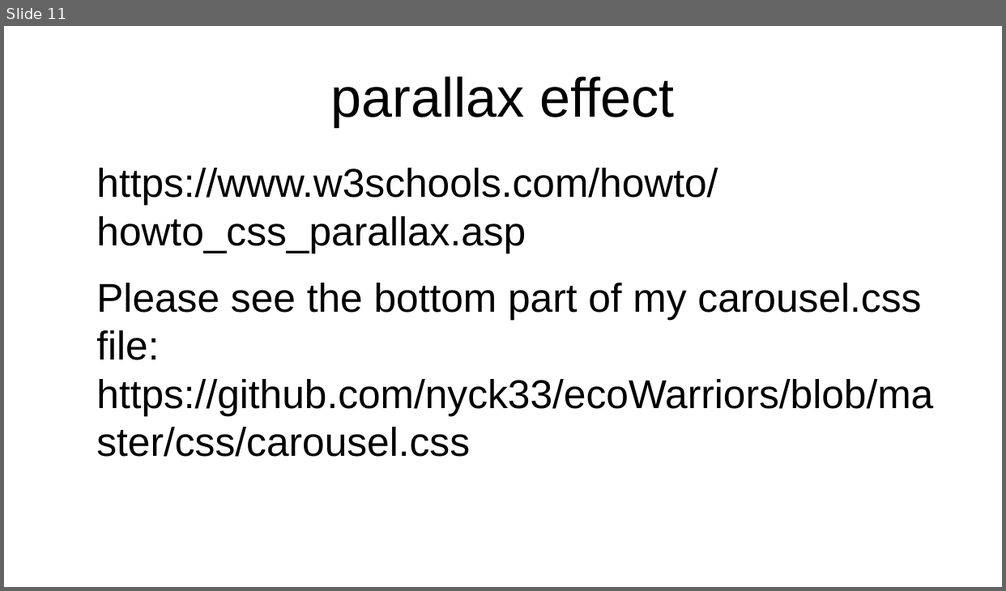
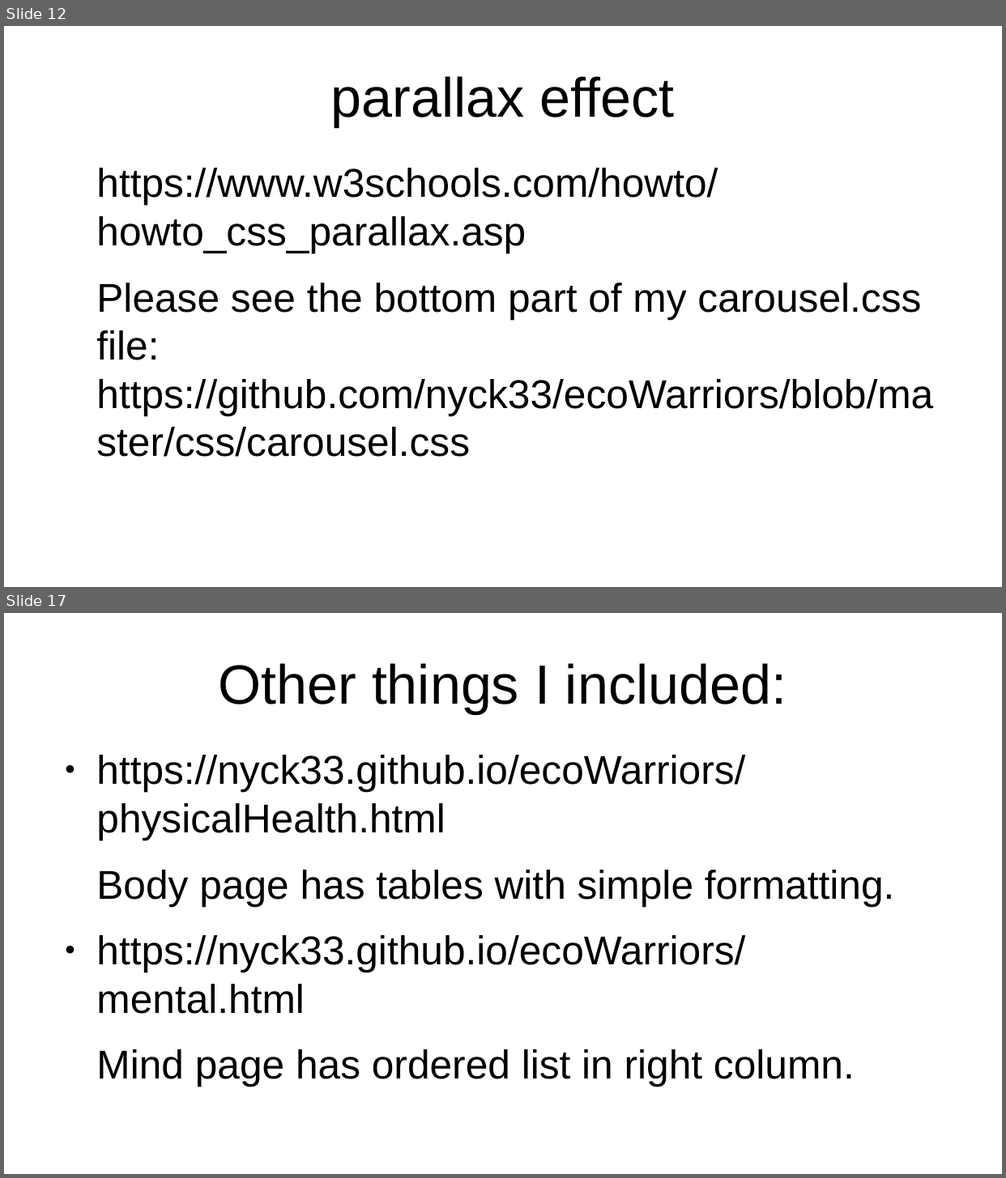
Before and after one commit to nyck33/ecoWarriors, a slide deck: comp2680Presentation.odp. Shown one above the other, each under a label of ours: slide 11 before the commit, slides 12 and 17 after it; the slides between them are not shown. The pictures are 1006x591 and 1006x1178 pixels, drawn with LibreOffice and Linux fonts; fonts in the diff are those of the drawing. Boxes give left, top, right and bottom in pixels: in the first picture for what was removed or moved away, otherwise in the second. Text is boxed around its words. In the diff, an @@ line names an element or a change of style, - is before the commit and + after.

```diff
--- a/comp2680Presentation.odp
+++ b/comp2680Presentation.odp
@@ slide 17 added at (4,613,1002,1174), background #FFFFFF @@
@@ title added at (218,663,786,714), 44 pt, text #000000 @@
+Other things I included:
@@ text added at (96,755,895,1087), 32 pt, text #000000 @@
+● https://nyck33.github.io/ecoWarriors/physicalHealth.html
+Body page has tables with simple formatting.
+● https://nyck33.github.io/ecoWarriors/mental.html
+Mind page has ordered list in right column.
@@ what was slide 11 is now slide 12 @@
```
Also in this commit, not shown: 3 slides changed, 6 other slides added, 3 slides removed, 1 other file.
